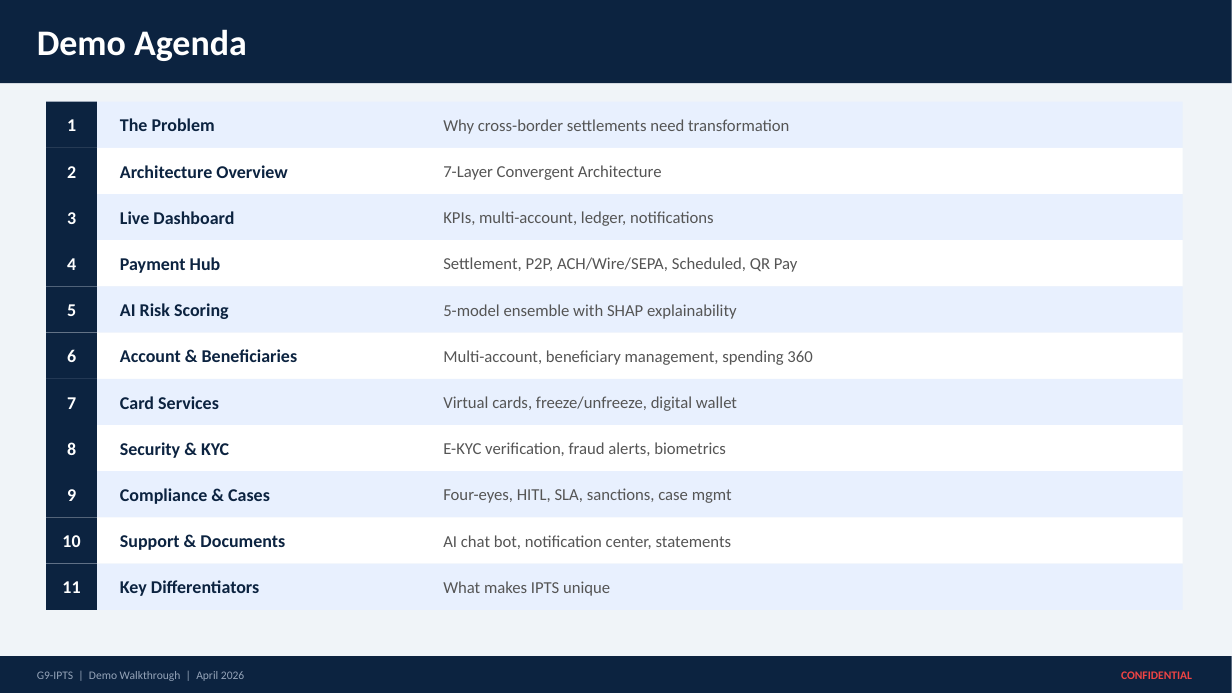
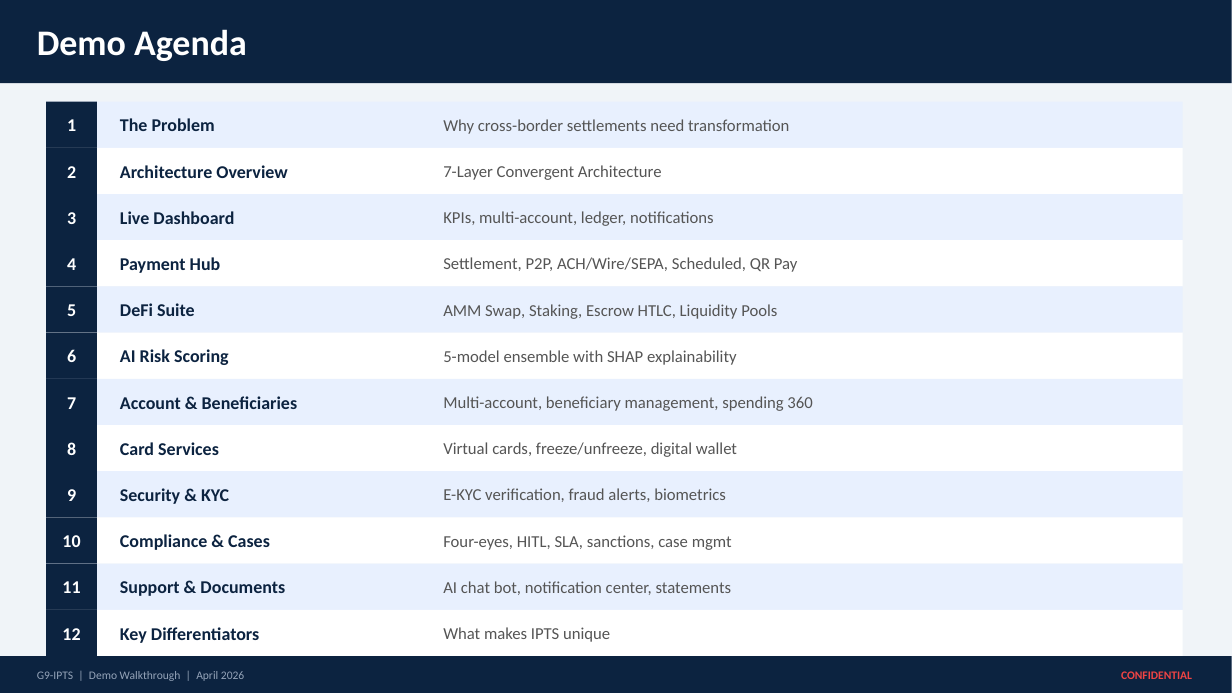
Before and after one commit to mohammedidriss/G9-IPTS, a slide deck: slide 2 of docs/G9-IPTS_Demo_Walkthrough.pptx. Drawn at 1232x693 pixels with LibreOffice and Linux fonts; fonts in the diff are those of the drawing. Boxes give left, top, right and bottom in pixels: in the first picture for what was removed or moved away, otherwise in the second. Text is boxed around its words. In the diff, an @@ line names an element or a change of style, - is before the commit and + after.

```diff
--- a/docs/G9-IPTS_Demo_Walkthrough.pptx
+++ b/docs/G9-IPTS_Demo_Walkthrough.pptx
@@ text added at [120,303,195,316], 14 pt, text #0C2340, bold @@
+DeFi Suite
@@ text added at [443,304,777,319], 13 pt, text #555555 @@
+AMM Swap, Staking, Escrow HTLC, Liquidity Pools
@@ rectangle added at [46,610,1183,656], fill #FFFFFF @@
@@ rectangle added at [46,610,97,656], fill #0C2340 @@
@@ text added at [62,628,80,640], 14 pt, text #FFFFFF, bold @@
+12
@@ 14 texts: place and size @@
-14 texts at [120,303,812,596]
+14 texts at [120,349,812,643]
```
Also in this commit, not shown: 5 other slides changed, 10 slides added, 2 slides removed, 37 other files.
